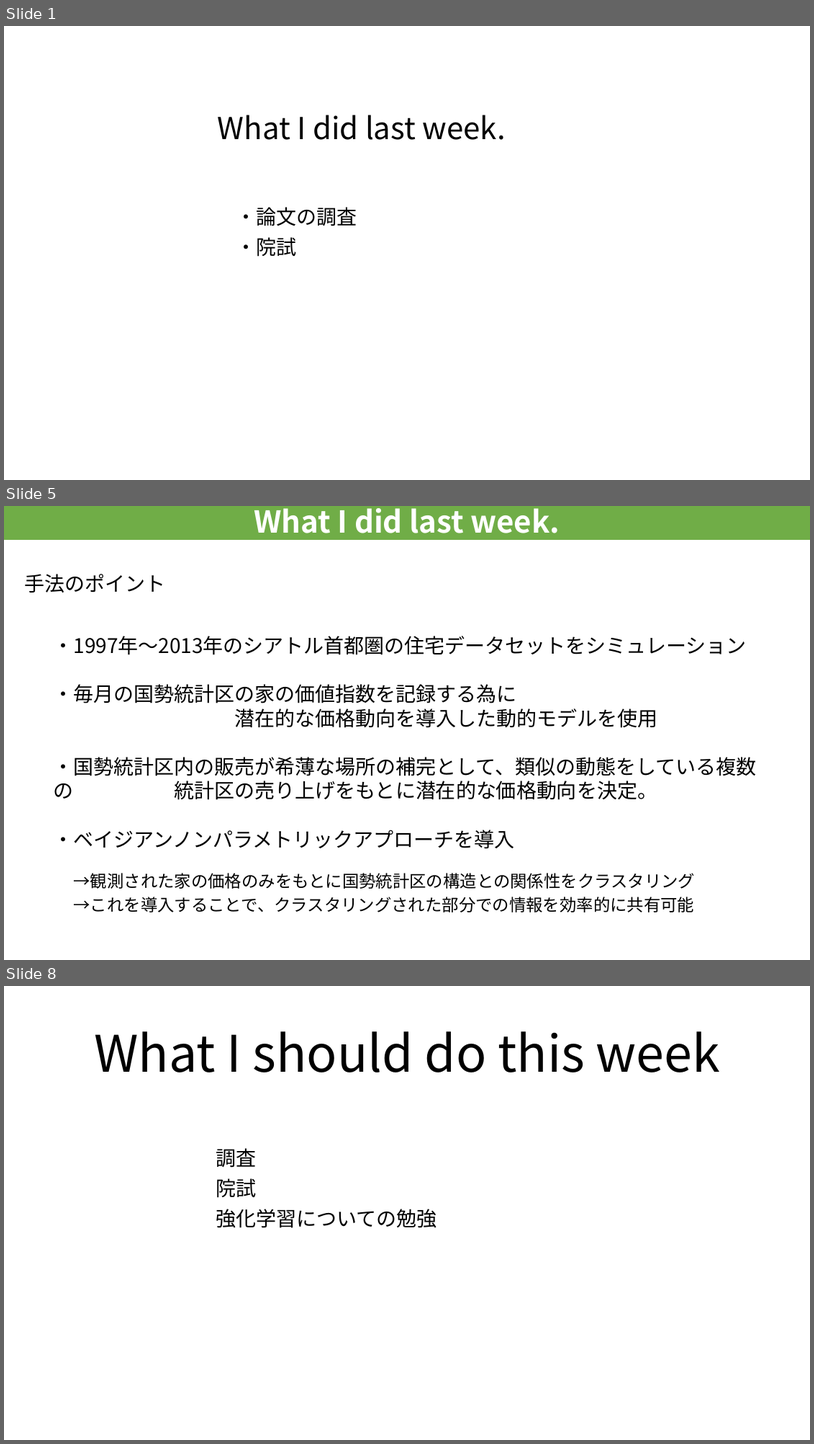
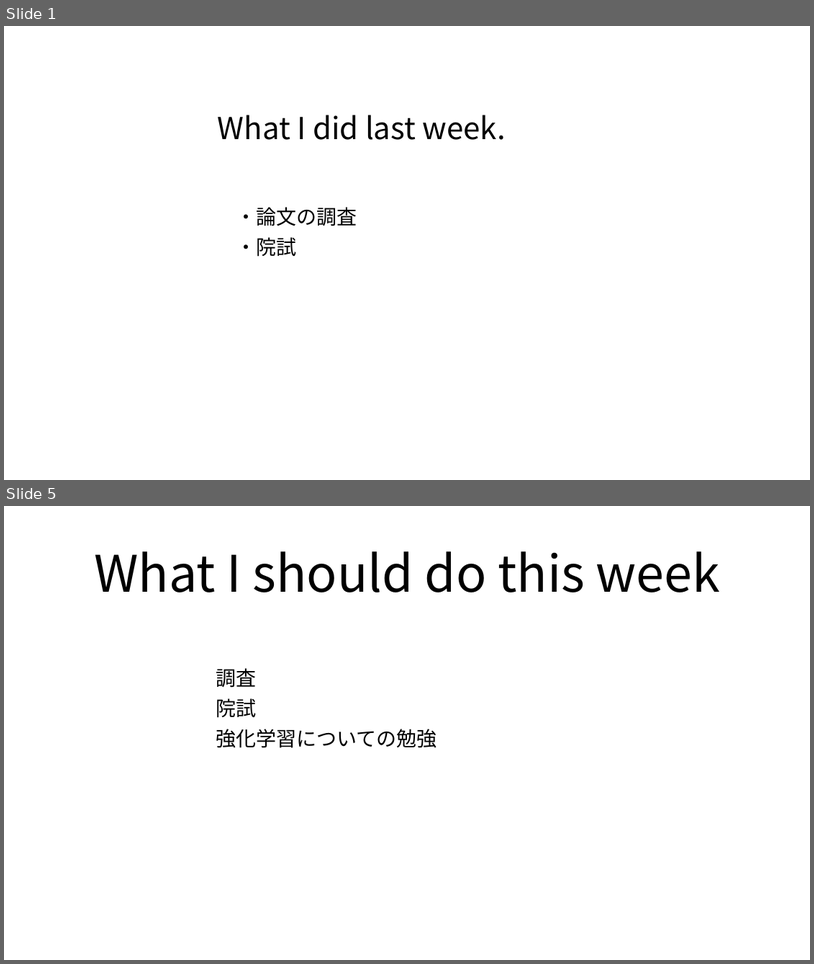
Before and after one commit to RyosukeHattori/Progress_Studies, a slide deck: 進捗/weel3のコピー.pptx. Shown one above the other, each under a label of ours: slides 1, 5 and 8 before the commit, slides 1 and 5 after it; the slides between them are not shown. The pictures are 814x1444 and 814x964 pixels, drawn with LibreOffice and Linux fonts; fonts in the diff are those of the drawing. Boxes give left, top, right and bottom in pixels: in the first picture for what was removed or moved away, otherwise in the second. Text is boxed around its words. In the diff, an @@ line names an element or a change of style, - is before the commit and + after.

```diff
--- a/進捗/weel3のコピー.pptx
+++ b/進捗/weel3のコピー.pptx
@@ slide 5 removed at bbox=[4, 506, 810, 960], background #FFFFFF @@
@@ rectangle removed at bbox=[4, 506, 810, 540] @@
-What I did last week.
@@ title removed at bbox=[24, 574, 165, 592] @@
-手法のポイント
@@ text removed at bbox=[54, 636, 757, 912] @@
-・1997年～2013年のシアトル首都圏の住宅データセットをシミュレーション
-・毎月の国勢統計区の家の価値指数を記録する為に
-潜在的な価格動向を導入した動的モデルを使用
-・国勢統計区内の販売が希薄な場所の補完として、類似の動態をしている複数の 統計区の売り上げをもとに潜在的な価格動向を決定。
-・ベイジアンノンパラメトリックアプローチを導入
-→観測された家の価格のみをもとに国勢統計区の構造との関係性をクラスタリング
-→これを導入することで、クラスタリングされた部分での情報を効率的に共有可能
@@ what was slide 8 is now slide 5 @@
```
Also in this commit, not shown: 1 slide changed, 2 slides added, 4 other slides removed, 1 other file.
